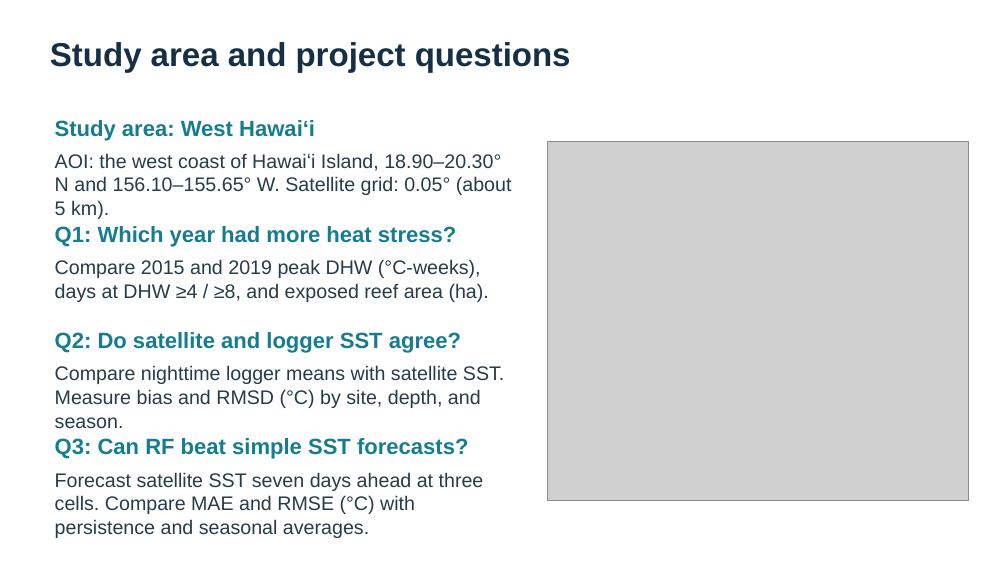
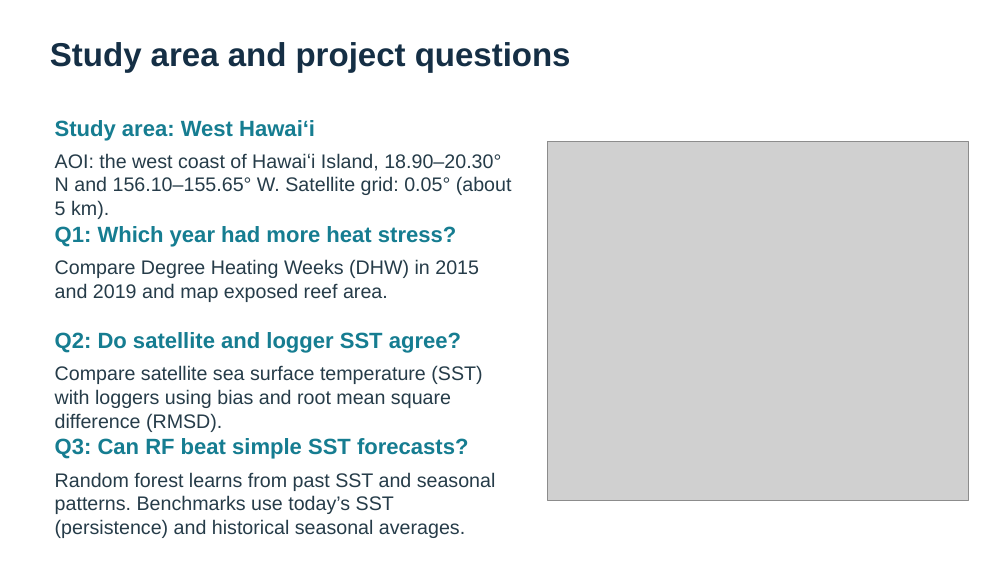
Before and after one commit to drwbkr1/West-Hawaii-Heat-Stress-ASM540, a slide deck: slide 2 of GISProjectDrewBaker/Documentation/GISPresentationDrewBaker.pptx. Drawn at 1008x567 pixels with LibreOffice and Linux fonts; fonts in the diff are those of the drawing; grey boxes stand for pictures. Boxes give left, top, right and bottom in pixels: in the first picture for what was removed or moved away, otherwise in the second. Text is boxed around its words. In the diff, an @@ line names an element or a change of style, - is before the commit and + after.

Commit message:
Finalize seven-slide project presentation

```diff
--- a/GISProjectDrewBaker/Documentation/GISPresentationDrewBaker.pptx
+++ b/GISProjectDrewBaker/Documentation/GISPresentationDrewBaker.pptx
@@ text at (x1=55, y1=259, x2=479, y2=302): text changed @@
-Compare 2015 and 2019 peak DHW (°C-weeks), days at DHW ≥4 / ≥8, and exposed reef area (ha).
+Compare Degree Heating Weeks (DHW) in 2015 and 2019 and map exposed reef area.
@@ text at (x1=55, y1=365, x2=482, y2=432): text changed @@
-Compare nighttime logger means with satellite SST. Measure bias and RMSD (°C) by site, depth, and season.
+Compare satellite sea surface temperature (SST) with loggers using bias and root mean square difference (RMSD).
@@ text at (x1=55, y1=472, x2=496, y2=538): text changed @@
-Forecast satellite SST seven days ahead at three cells. Compare MAE and RMSE (°C) with persistence and seasonal averages.
+Random forest learns from past SST and seasonal patterns. Benchmarks use today’s SST (persistence) and historical seasonal averages.
```
Also in this commit, not shown: 4 other slides changed, 2 slides added, 1 slide removed, 1 other file.
